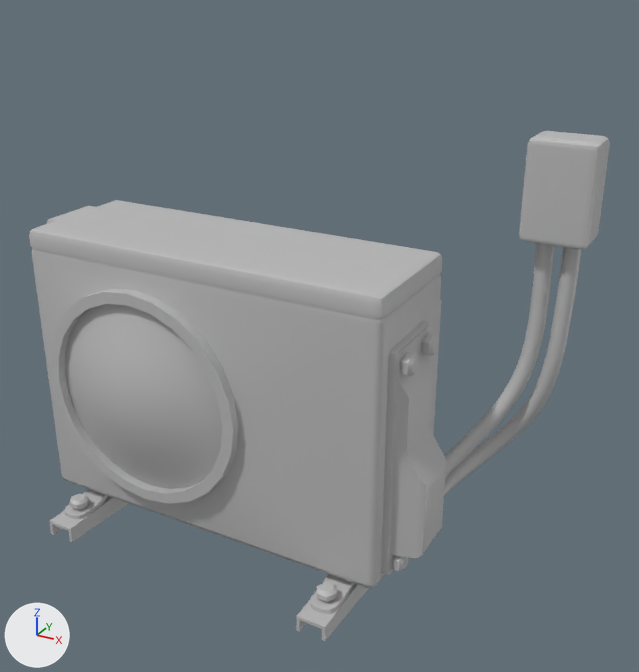
The FBX model Assets/Art_Assets/Streets/ACUnit/SM_ACUnit.fbx: old version first, new version second.
The view is the same before and after, from a 50 mm camera at (1.006, -1.437, 0.864) aimed at (0.183, 0.06, 0.116). The lights are fixed; the arrows at lower left show +X, +Y and +Z. Where no turn or scale is listed for an object, it has been applied to the vertices.

Objects in the first picture: 'SM_ACUnit', 'SM_Grate_Low'.
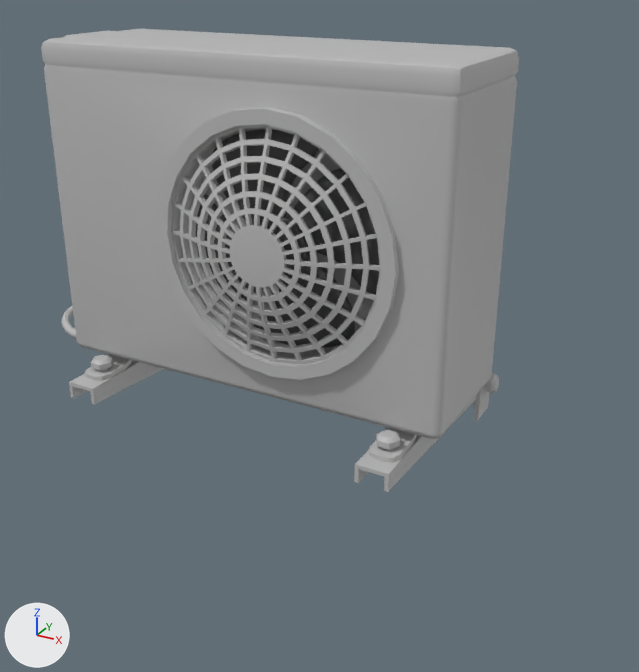
The change, as a list of edits to the scene's bpy script:
```text
Change me_mesh_002:
    remove me_mesh_002.from_pydata(...)  # 1476 vertices, 1366 faces; spans x -0.566..0.566, y -0.255..0.255, z -0.502..0.502
    add me_mesh_002.from_pydata(...)  # 4880 vertices, 5110 faces; spans x -0.545..0.545, y -0.255..0.255, z -0.386..0.386
    me_mesh_002 part 1: the loose piece of 32 vertices spanning x 0.181..0.238, y -0.223..0.215, z -0.394..-0.363 is moved by (0.248, 0.0, 0.116), in mat_lambert2 (grey #bcbcbc)
    me_mesh_002 part 2: the loose piece of 48 vertices spanning x 0.177..0.242, y -0.255..0.25, z -0.459..-0.393 is moved by (0.248, 0.0, 0.116), in mat_lambert2 (grey #bcbcbc)
    me_mesh_002 part 3: the loose piece of 31 vertices spanning x -0.472..-0.426, y -0.207..-0.167, z -0.394..-0.358 is moved by (0.248, 0.0, 0.116), in mat_lambert2 (grey #bcbcbc)
    me_mesh_002 part 4: the loose piece of 48 vertices spanning x -0.48..-0.416, y -0.255..0.25, z -0.459..-0.393 is moved by (0.248, 0.0, 0.116), in mat_lambert2 (grey #bcbcbc)
    me_mesh_002 part 5: the loose piece of 31 vertices spanning x 0.24..0.276, y 0.202..0.242, z -0.448..-0.402 is moved by (0.248, 0.0, 0.116), in mat_lambert2 (grey #bcbcbc)
    me_mesh_002 part 6: the loose piece of 31 vertices spanning x 0.3..0.336, y -0.01..0.03, z 0.099..0.145 is turned 180 degrees about the z axis through its middle, then moved by (-0.628, 0.005, 0.116), in mat_lambert2 (grey #bcbcbc)
    me_mesh_002 part 7: the loose piece of 44 vertices spanning x 0.168..0.251, y 0.189..0.255, z -0.502..0.115 is moved by (0.248, 0.0, 0.116), in mat_lambert2 (grey #bcbcbc)
    me_mesh_002 part 8: the loose piece of 96 vertices spanning x -0.49..-0.005, y -0.185..-0.16, z -0.298..0.187 is moved by (0.466, -0.008, 0.115), in mat_lambert2 (grey #bcbcbc)
    me_mesh_002 part 9: the loose piece of 31 vertices spanning x 0.3..0.336, y -0.109..-0.069, z -0.338..-0.292 is turned -180 degrees about the y axis through its middle, then moved by (-0.567, 0.311, 0.006), in mat_lambert2 (grey #bcbcbc)
    me_mesh_002 part 10: the loose piece of 32 vertices spanning x -0.477..-0.419, y -0.223..0.215, z -0.394..-0.363 is moved by (0.248, 0.0, 0.116), in mat_lambert2 (grey #bcbcbc)
    me_mesh_002 part 11: the loose piece of 108 vertices spanning x 0.295..0.375, y -0.123..0.044, z -0.341..0.157 is turned -180 degrees about the z axis through its middle, then moved by (-0.663, 0.005, 0.116), in mat_lambert2 (grey #bcbcbc)
    me_mesh_002 part 12: the loose piece of 31 vertices spanning x 0.3..0.336, y -0.109..-0.069, z 0.099..0.145 is turned -180 degrees about the z axis through its middle, then moved by (-0.628, 0.005, 0.116), in mat_lambert2 (grey #bcbcbc)
    me_mesh_002 part 13: the loose piece of 31 vertices spanning x 0.186..0.231, y -0.207..-0.167, z -0.394..-0.358 is moved by (0.248, 0.0, 0.116), in mat_lambert2 (grey #bcbcbc)
    me_mesh_002 part 14: the loose piece of 256 vertices spanning x -0.566..0.298, y -0.165..0.138, z -0.364..0.27 is rebuilt with 256 vertices and now spans x -0.318..0.545, y -0.181..0.122, z -0.248..0.386, in mat_lambert2 (grey #bcbcbc)
    me_mesh_002 part 15: the loose piece of 184 vertices spanning x 0.318..0.493, y -0.01..0.218, z -0.215..0.324 is deleted
    me_mesh_002 part 16: the loose piece of 136 vertices spanning x 0.319..0.545, y -0.009..0.221, z -0.252..0.319 is deleted
    me_mesh_002 part 17: the loose piece of 76 vertices spanning x 0.434..0.566, y 0.147..0.232, z 0.306..0.502 is deleted
    me_mesh_002 part 18: 3344 vertices added at x -0.001..0.439, y -0.233..-0.116, z -0.16..0.28
    me_mesh_002 part 19: 332 vertices added at x -0.545..-0.325, y -0.045..0.246, z -0.31..0.231
    add me_mesh_002.materials.append(mat_lambert2)  # grey #bcbcbc
    add me_mesh_002.materials.append(mat_lambert3)  # dark grey #4f4f4f
Remove ob_sm_grate_low:
    ob_sm_grate_low = bpy.data.objects.new('SM_Grate_Low', me_mesh)
Change ob_sm_acunit:
    ob_sm_acunit.location: (0.122, 0.007, 0.047) -> (0.0, 0.0, 0.322)
```

What differs and where, as boxes [x1, y1, x2, y2] in the pictures (639 x 672 px; the box of a moved part takes in the faces that stretch with it):
'SM_ACUnit', reshaped, moved (18% narrower, 9% shorter)
    before: [29, 131, 610, 641]
    after: [41, 29, 519, 492]
'SM_Grate_Low', deleted
    before: [65, 304, 222, 489]
part 1 of me_mesh_002, moved or reshaped
    before: [310, 574, 354, 614]
    after: [369, 427, 417, 462]
part 2 of me_mesh_002, moved or reshaped
    before: [296, 583, 369, 641]
    after: [354, 396, 476, 492]
part 3 of me_mesh_002, moved or reshaped
    before: [69, 494, 89, 510]
    after: [91, 355, 113, 372]
part 4 of me_mesh_002, moved or reshaped
    before: [50, 496, 129, 542]
    after: [69, 361, 164, 405]
part 5 of me_mesh_002, moved or reshaped (not visible before)
    after: [484, 373, 499, 393]
part 6 of me_mesh_002, moved or reshaped (not visible afterwards)
    before: [421, 333, 439, 356]
part 7 of me_mesh_002, moved or reshaped
    before: [432, 300, 441, 435]
    after: [471, 386, 489, 420]
part 8 of me_mesh_002, moved or reshaped
    before: [50, 289, 238, 504]
    after: [157, 107, 399, 380]
part 9 of me_mesh_002, moved or reshaped (not visible afterwards)
    before: [392, 555, 408, 571]
part 10 of me_mesh_002, moved or reshaped
    before: [64, 489, 108, 519]
    after: [85, 354, 133, 381]
part 11 of me_mesh_002, moved or reshaped (not visible afterwards)
    before: [381, 321, 446, 575]
part 12 of me_mesh_002, moved or reshaped (not visible afterwards)
    before: [400, 352, 418, 376]
part 13 of me_mesh_002, moved or reshaped
    before: [317, 582, 337, 602]
    after: [376, 430, 400, 451]
part 14 of me_mesh_002, rebuilt (16% wider)
    before: [29, 200, 442, 588]
    after: [41, 29, 519, 439]
part 15 of me_mesh_002, deleted
    before: [445, 243, 554, 478]
part 16 of me_mesh_002, deleted
    before: [444, 247, 581, 496]
part 17 of me_mesh_002, deleted
    before: [519, 131, 610, 250]
part 18 of me_mesh_002, added
    after: [171, 124, 381, 365]
part 19 of me_mesh_002, added
    after: [62, 306, 76, 339]
